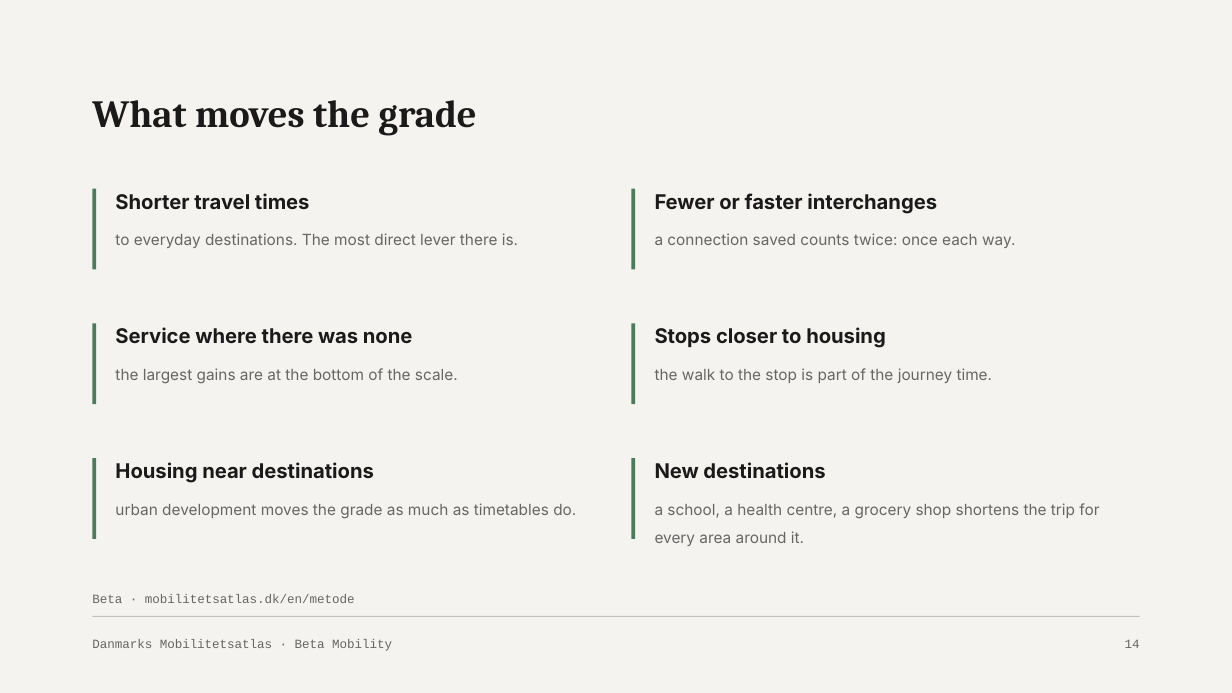
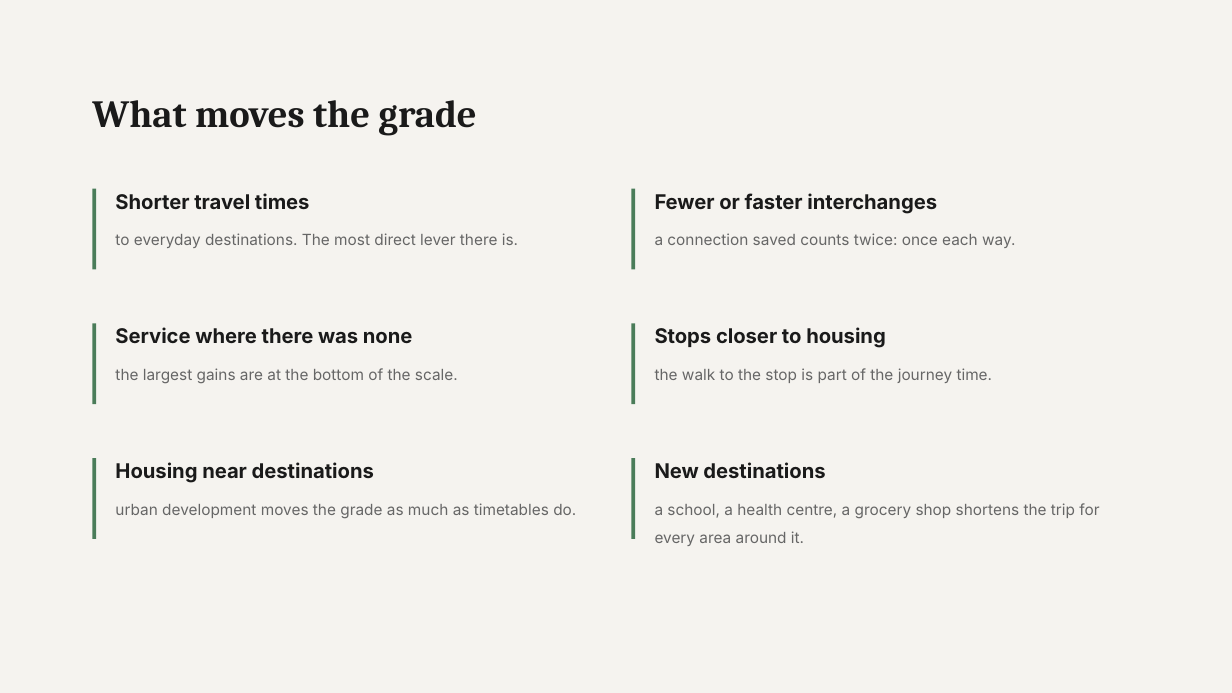
Before and after one commit to betamobility/slides, a slide deck: slide 17 of decks/mobilitetsatlas-intro/Mobilitetsatlas-introduktion.pptx. Drawn at 1232x693 pixels with LibreOffice and Linux fonts; fonts in the diff are those of the drawing. Boxes give left, top, right and bottom in pixels: in the first picture for what was removed or moved away, otherwise in the second. Text is boxed around its words. In the diff, an @@ line names an element or a change of style, - is before the commit and + after.

```diff
--- a/decks/mobilitetsatlas-intro/Mobilitetsatlas-introduktion.pptx
+++ b/decks/mobilitetsatlas-intro/Mobilitetsatlas-introduktion.pptx
@@ text removed at (92, 594, 355, 603) @@
-Beta · mobilitetsatlas.dk/en/metode
@@ rectangle removed at (92, 616, 1140, 617) @@
@@ text removed at (92, 639, 392, 651) @@
-Danmarks Mobilitetsatlas · Beta Mobility
@@ text removed at (1125, 640, 1140, 648) @@
-14
```
Also in this commit, not shown: 14 other slides changed, 2 other files.
